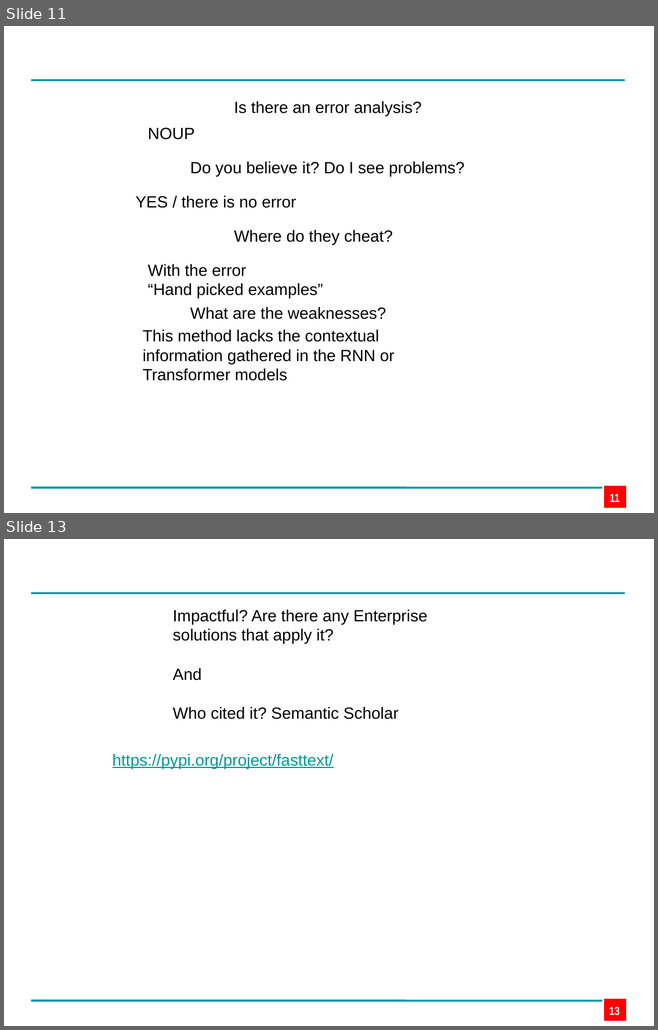
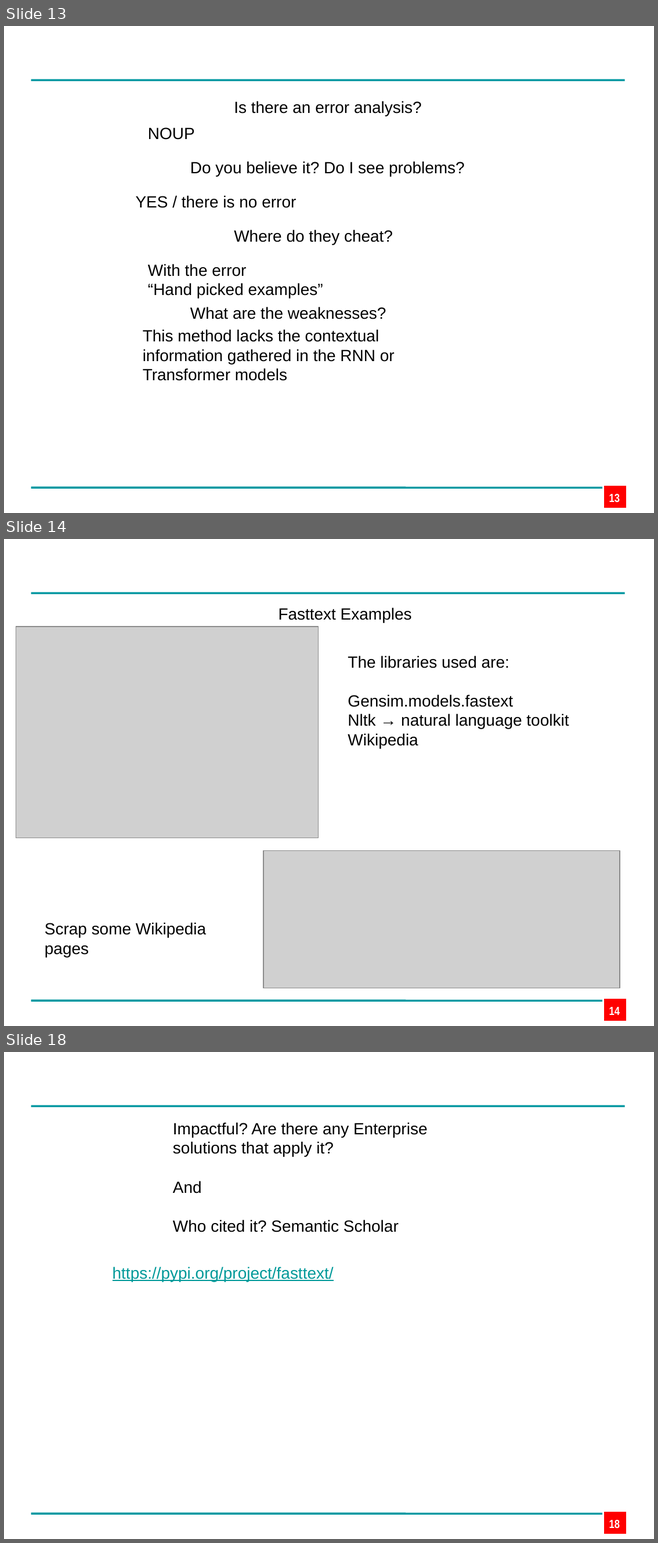
Before and after one commit to edpape007/NLP, a slide deck: Presentation_Subword.pptx. Shown one above the other, each under a label of ours: slides 11 and 13 before the commit, slides 13, 14 and 18 after it; the slides between them are not shown. The pictures are 658x1030 and 658x1543 pixels, drawn with LibreOffice and Linux fonts; fonts in the diff are those of the drawing; grey boxes stand for pictures; background and template pictures are left out. Boxes give left, top, right and bottom in pixels: in the first picture for what was removed or moved away, otherwise in the second. Text is boxed around its words. In the diff, an @@ line names an element or a change of style, - is before the commit and + after.

Commit message:
examples for nlp

```diff
--- a/Presentation_Subword.pptx
+++ b/Presentation_Subword.pptx
@@ slide 14 added at (4,539,654,1026), background #FFFFFF; not listed: 3 template elements that a slide beside it also shows @@
@@ text added at (278,607,412,623), 18 pt, text #000000 @@
+Fasttext Examples
@@ picture added at (16,627,318,838) @@
@@ text added at (347,656,568,748), 18 pt, text #000000 @@
+The libraries used are:
+Gensim.models.fastext
+Nltk → natural language toolkit
+Wikipedia
@@ picture added at (263,851,619,988) @@
@@ text added at (45,922,206,957), 18 pt, text #000000 @@
+Scrap some Wikipedia pages
@@ page number added at (609,1007,619,1015), 13 pt, text #FFFFFF, bold @@
+14
@@ what was slide 11 is now slide 13 @@
@@ page number at (609,494,619,503): text changed @@
-11
+13
@@ what was slide 13 is now slide 18 @@
@@ page number at (609,1520,619,1529): text changed @@
-13
+18
```
Also in this commit, not shown: 1 slide changed, 7 other slides added, 3 slides removed, 55 other files.
